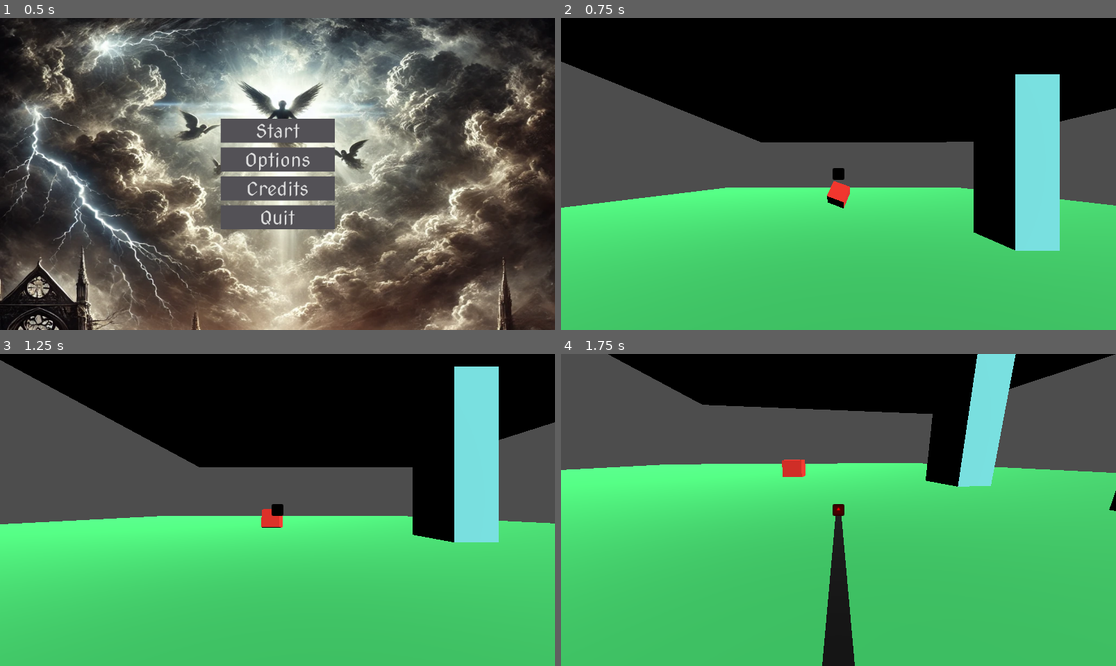
Above: before the commit, frames 1-4 (two rows, left to right).
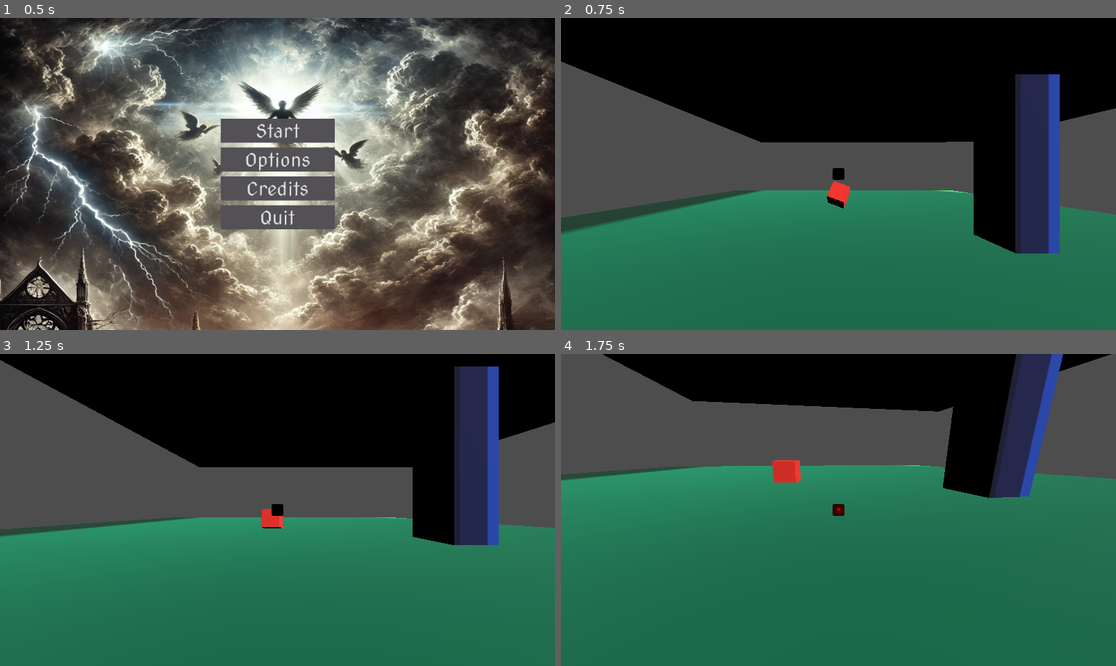
Above: after the commit, the same moments.

Repository: cris-duran/cc5408-project
Game: Godot game, scene res://Scenes/menu.tscn
Two runs of this game, one before a commit and one after it. Both use one fixed random seed, a clock stepped at 60 frames per second and the inputs below. The engine's default icon, where the game draws it, is replaced by a stand-in: a white triangle on a blue panel in a dark square.
Inputs (mouse positions are in pixels of both pictures, inside the frame that each line leads up to):
- Up to frame 1 (0.5 s): no input
- Up to frame 2 (0.75 s): click "Start" at 0.5 s
- Up to frame 3 (1.25 s): no input
- Up to frame 4 (1.75 s): move the mouse to (866, 510) at 1.27 s; press the mouse at (866, 510) at 1.28 s; right-click (866, 510) at 1.55 s

Frame 1 is identical in both runs. In frame 2, 46% of the frame differs, in the area x 0-100%, y 18-100%; in frame 3, 51%; in frame 4, 70%, in the area x 0-100%, y 0-100%.

Commit message:
feat: add new chain

Diff:
--- a/Assets/Scripts/Character.gd
+++ b/Assets/Scripts/Character.gd
@@ -1,4 +1,3 @@
-class_name Personaje
 extends RigidBody3D
 
 
@@ -10,39 +9,62 @@
 var rotation_basis = Basis().rotated(Vector3.UP, rotation_angle)
 var target=null
 var has_object=false
-var hooked=false
 var hook_position=Vector3(0,0,0)
 var mouse_input=Vector2()
 var hooked_der=false
 var hook_position_der=Vector3(0,0,0)
 var free_pinJoint
+var chain_len=3
 
+@export var chain_mesh: Mesh
+@export var chain_cell_scene: PackedScene
+
+@onready var chain_general_target: Marker3D = $Head/Camera3D/Chain_General_Target
 @onready var rigid_marker = $Head/Camera3D/Rigid_marker
 @onready var character_test: MeshInstance3D = $CharacterTest
 @onready var head: Node3D = $Head
 @onready var camera_3d: Camera3D = $Head/Camera3D
 @onready var ray: RayCast3D = $Head/Camera3D/RayCast3D
-@onready var marker: Marker3D = $Head/Camera3D/Marker3D
-@onready var timer: Timer = $Timer
 @onready var sprite_3d = $Head/Camera3D/Sprite3D
 @onready var pin_joint_3d: PinJoint3D
 @onready var chain = $Chain
 @onready var chain_2 = $Chain2
-@onready var Bounce_velocity= 15
+
+@onready var left_chain: RigidBody3D = $Left_Chain
+@onready var left_chain_target: MeshInstance3D = $Head/Camera3D/Left_Chain_Target
+@onready var left_chain_childs: Node3D = $Left_Chain/Left_Chain_Childs
+
+
+
 func _ready() -> void:
 	ray.enabled=true
 	chain.visible=false
 	chain_2.visible=false
-	marker.visible=false
 	rigid_marker.visible=false
 	Input.set_mouse_mode(Input.MOUSE_MODE_CAPTURED)
 
 func _physics_process(delta: float) -> void:
+	#if chain_len>global_transform.origin.distance_to(left_chain.global_transform.origin):
+		#chain_len-=2
+		#var child=left_chain_childs.get_child(left_chain_childs.get_child_count()-1)
+		#left_chain_childs.remove_child(child)
+		#child.queue_free()
+	#if global_transform.origin.distance_to(left_chain.global_transform.origin)>=chain_len:
+		#var chain_cell_instance=chain_cell_scene.instantiate()
+		#left_chain_childs.add_child(chain_cell_instance)
+		#var distance=global_transform.origin.distance_to(left_chain.global_transform.origin)
+		#var direction=(left_chain.global_transform.origin-global_transform.origin).normalized()
+		#chain_cell_instance.global_transform.origin=global_transform.origin+direction*chain_len
+		#chain_cell_instance.look_at(left_chain.global_transform.origin, Vector3.UP)
+		#chain_len+=2
+
+	# Indica si la cadena llega o nó a la pared
 	if ray.is_colliding():
 		sprite_3d.modulate=Color.RED
 	else:
 		sprite_3d.modulate=Color.BLACK
-	if Input.is_action_pressed("shoot_der"):
+
+	if Input.is_action_pressed("Shoot_R"):
 		if hooked_der:
 			chain_2.visible=true
 			rigid_marker.visible=true
@@ -68,48 +90,79 @@
 		hooked_der=false
 		chain_2.visible=false
 		rigid_marker.visible=false
-	if Input.is_action_pressed("shoot"):
-		if hooked:
-			chain.visible=true
-			marker.visible=true
-			chain_stretch(chain, global_transform.origin, marker.global_transform.origin)
-			marker.global_transform.origin=hook_position
+
+
+	# Maneja el impulso cuando la cadena izquierda se engancha a una pared
+	if left_chain.hooked and not has_object:
+		left_chain.back_hook=true
+		var direction = (left_chain.global_transform.origin-global_transform.origin).normalized()
+		var distance = global_transform.origin.distance_to(left_chain.global_transform.origin)
+		apply_central_impulse(direction*distance*3)
+		left_chain.hooked=false
+
+	# Maneja el movimiento del objeto cuando la cadena izquierda se angancha a uno
+	if has_object:
+		var direction=target.global_transform.origin.direction_to(left_chain_target.global_transform.origin).normalized()
+		if target.global_transform.origin.distance_to(left_chain_target.global_transform.origin) < 0.2:
+			target.linear_velocity=Vector3(0,0,0)
 		else:
-			if ray.is_colliding() and ray.get_collider() is StaticBody3D and not target:
-				sprite_3d.modulate=Color.RED
-				marker.global_transform.origin=ray.get_collision_point()
-				hook_position=ray.get_collision_point()
-				hooked=true
-			if ray.is_colliding() and ray.get_collider() is RigidBody3D:
-				sprite_3d.modulate=Color.RED
-				if has_object:
-					var direction=target.global_transform.origin.direction_to(marker.global_transform.origin).normalized()
-					if target.global_transform.origin.distance_to(marker.global_transform.origin) < 0.2:
-						target.linear_velocity=Vector3(0,0,0)
-					else:
-						target.linear_velocity=direction*20
-				else:
-					target=ray.get_collider()
-					marker.global_transform.origin=target.global_position
-					has_object=true
-			if has_object:
-				var direction=target.global_transform.origin.direction_to(marker.global_transform.origin).normalized()
-				if target.global_transform.origin.distance_to(marker.global_transform.origin) < 0.2:
-					target.linear_velocity=Vector3(0,0,0)
-				else:
-					target.linear_velocity=direction*20
-	else:
-		chain.visible=false
-		marker.visible=false
-		if hooked:
-			marker.global_transform.origin=hook_position
-			var direction = (marker.global_transform.origin-global_transform.origin).normalized()
-			var distance = global_transform.origin.distance_to(marker.global_transform.origin)
-			apply_central_impulse(direction*distance*3)
-			hooked=false
-		if target:
-			target=null
-			has_object=false
+			target.linear_velocity=direction*20
+
+	# Destruye y reconstruye la cadena
+	chain_len=global_transform.origin.distance_to(left_chain.global_transform.origin)
+	var cell_num=roundf(chain_len/3)+1
+	for child in left_chain_childs.get_children():
+		child.queue_free()
+	for num in range(cell_num):
+		var chain_cell_instance=chain_cell_scene.instantiate()
+		left_chain_childs.add_child(chain_cell_instance)
+		var distance=global_transform.origin.distance_to(left_chain.global_transform.origin)
+		var direction=(left_chain.global_transform.origin-global_transform.origin).normalized()
+		chain_cell_instance.global_transform.origin=global_transform.origin+direction*(num+1)
+		chain_cell_instance.look_at(left_chain.global_transform.origin, Vector3.UP)
+
+	# Lanzador del gancho izquierdo, el que atrae
+	if Input.is_action_just_pressed("Shoot_L"):
+		left_chain.visible=true
+		left_chain_target.global_transform.origin=chain_general_target.global_transform.origin
+		left_chain.global_transform.origin=global_transform.origin
+		left_chain.back_hook=false
+		left_chain.sleeping=true
+		left_chain.sleeping=false
+		left_chain.apply_central_impulse((global_transform.origin-left_chain_target.global_transform.origin).normalized()*-50)
+		left_chain.max_contacts_reported=1
+		#left_chain.sleeping=false
+		#left_chain.back_hook=false
+		#left_chain.top_level=true
+		#if ray.is_colliding() and ray.get_collider() is StaticBody3D and not has_object:
+			#left_chain_target.global_transform.origin=ray.get_collision_point()
+			#left_chain.global_transform.origin=global_transform.origin
+			#left_chain.collision_shape_3d.disabled=false
+			#left_chain.sleeping=true
+			#left_chain.sleeping=false
+			#left_chain.apply_central_impulse((global_transform.origin-left_chain_target.global_transform.origin).normalized()*-50)
+			#left_chain.max_contacts_reported=1
+		#if ray.is_colliding() and ray.get_collider() is RigidBody3D:
+			#if has_object:
+				#target=null
+				#has_object=false
+			#else:
+				#target=ray.get_collider()
+				#left_chain_target.global_transform.origin=target.global_transform.origin
+				#has_object=true
+		#if not ray.is_colliding():
+			#if has_object:
+				#target=null
+				#has_object=false
+			#else:
+				#left_chain_target.global_transform.origin=chain_general_target.global_transform.origin
+				#left_chain.global_transform.origin=global_transform.origin
+				#left_chain.collision_shape_3d.disabled=false
+				#left_chain.sleeping=true
+				#left_chain.sleeping=false
+				#left_chain.apply_central_impulse((global_transform.origin-left_chain_target.global_transform.origin).normalized()*-50)
+				#left_chain.max_contacts_reported=1
+
 	camera_3d.rotation_degrees.x-=mouse_input.y*delta*10.0
 	camera_3d.rotation_degrees.x=clamp(camera_3d.rotation_degrees.x, -80,80)
 	rotation_degrees.y-=mouse_input.x*delta*10.0
@@ -128,17 +181,3 @@
 	object.scale=Vector3(0.05,0.05,distance)
 	object.look_at(marker, Vector3.UP)
 	object.global_transform.origin=middle
-
-
-
-
-
-
-
-
-
-
-func _on_enemy_1_enemy_killed() -> void:
-	var direction=Vector3.UP
-	apply_central_impulse(direction*2)
-	pass # Replace with function body.
--- /dev/null
+++ b/Assets/Scripts/left_chain.gd
@@ -0,0 +1,29 @@
+extends RigidBody3D
+
+var hooked=false
+var back_hook=false
+@onready var character_body_3d: RigidBody3D = $".."
+@onready var collision_shape_3d: CollisionShape3D = $CollisionShape3D
+
+func _ready() -> void:
+	contact_monitor=true
+	max_contacts_reported=1
+
+func _process(delta: float) -> void:
+	if back_hook:
+		hooked=false
+		top_level=false
+		var direction=global_transform.origin.direction_to(character_body_3d.global_transform.origin).normalized()
+		linear_velocity=direction*50
+	if global_transform.origin.distance_to(character_body_3d.global_transform.origin)>15 and not back_hook:
+		sleeping=true
+		sleeping=false
+		back_hook=true
+	if global_transform.origin.distance_to(character_body_3d.global_transform.origin)<1 and back_hook:
+		visible=false
+		sleeping=true
+		back_hook=false
+	if get_contact_count()>0:
+		hooked=true
+		back_hook=true
+		max_contacts_reported=0
--- /dev/null
+++ b/Assets/Scripts/left_chain_cell.gd
@@ -0,0 +1,6 @@
+extends RigidBody3D
+
+func _ready() -> void:
+	pass
+func _process(delta: float) -> void:
+	pass
--- a/Scenes/Character.tscn
+++ b/Scenes/Character.tscn
@@ -1,9 +1,11 @@
-[gd_scene load_steps=15 format=3 uid="uid://d4ls43nckhuyh"]
+[gd_scene load_steps=19 format=3 uid="uid://d4ls43nckhuyh"]
 
 [ext_resource type="Script" path="res://Assets/Scripts/Character.gd" id="1_gwqmo"]
 [ext_resource type="ArrayMesh" uid="uid://b1d8g86p0sh6w" path="res://Assets/3dModels/Character_test.obj" id="2_8lgbi"]
 [ext_resource type="Texture2D" uid="uid://15hv0l8yroj" path="res://icon.svg" id="3_2kfuk"]
+[ext_resource type="PackedScene" uid="uid://b0rgjeo8c4wfk" path="res://Scenes/left_chain_cell.tscn" id="3_si7uc"]
 [ext_resource type="ArrayMesh" uid="uid://drj51xvx3pvok" path="res://Assets/3dModels/Terrain_test.obj" id="3_sv5bi"]
+[ext_resource type="Script" path="res://Assets/Scripts/left_chain.gd" id="5_pvsq0"]
 
 [sub_resource type="PhysicsMaterial" id="PhysicsMaterial_vqm2u"]
 friction = 10.0
@@ -33,15 +35,23 @@
 
 [sub_resource type="StandardMaterial3D" id="StandardMaterial3D_ufsjl"]
 
+[sub_resource type="StandardMaterial3D" id="StandardMaterial3D_fmti7"]
+albedo_color = Color(0.71383, 0.598814, 0.223072, 1)
+
+[sub_resource type="BoxShape3D" id="BoxShape3D_b1cha"]
+size = Vector3(0.151062, 0.128479, 0.134766)
+
 [node name="CharacterBody3D" type="RigidBody3D"]
 collision_layer = 2
-collision_mask = 6
+collision_mask = 2
 axis_lock_angular_x = true
 axis_lock_angular_y = true
 axis_lock_angular_z = true
 physics_material_override = SubResource("PhysicsMaterial_vqm2u")
 linear_velocity = Vector3(0, -10, 0)
 script = ExtResource("1_gwqmo")
+chain_mesh = ExtResource("3_sv5bi")
+chain_cell_scene = ExtResource("3_si7uc")
 
 [node name="CharacterTest" type="MeshInstance3D" parent="."]
 transform = Transform3D(0.3, 0, 0, 0, 0.3, 0, 0, 0, 0.3, 0, 0, 0)
@@ -63,11 +73,11 @@
 transform = Transform3D(1.91069e-15, 4.37114e-08, -1, 1, -4.37114e-08, 0, -4.37114e-08, -1, -4.37114e-08, -2.02539e-08, 0, -0.463334)
 enabled = false
 target_position = Vector3(0, 10, 0)
-collision_mask = 5
 
-[node name="Marker3D" type="Marker3D" parent="Head/Camera3D"]
+[node name="Chain_General_Target" type="Marker3D" parent="Head/Camera3D"]
+transform = Transform3D(1, 0, 0, 0, 1, 0, 0, 0, 1, 0, 0, -10.4)
 
-[node name="TerrainTest" type="MeshInstance3D" parent="Head/Camera3D/Marker3D"]
+[node name="TerrainTest" type="MeshInstance3D" parent="Head/Camera3D/Chain_General_Target"]
 transform = Transform3D(0.1, 0, 0, 0, 0.1, 0, 0, 0, 0.1, 0, 0, 0)
 material_override = SubResource("StandardMaterial3D_j00kr")
 mesh = ExtResource("3_sv5bi")
@@ -93,7 +103,10 @@
 shape = SubResource("BoxShape3D_8lbwc")
 disabled = true
 
-[node name="Timer" type="Timer" parent="."]
+[node name="Left_Chain_Target" type="MeshInstance3D" parent="Head/Camera3D"]
+transform = Transform3D(-2.18557e-09, 0, 0.05, 0, 0.05, 0, -0.05, 0, -2.18557e-09, 0, 0, 0)
+mesh = ExtResource("3_sv5bi")
+skeleton = NodePath("../../..")
 
 [node name="Chain" type="MeshInstance3D" parent="."]
 transform = Transform3D(0.05, 0, 0, 0, 0.05, 0, 0, 0, 0.05, 0, 0, 0)
@@ -104,3 +117,21 @@
 transform = Transform3D(0.05, 0, 0, 0, 0.05, 0, 0, 0, 0.05, 0, 0, 0)
 material_override = SubResource("StandardMaterial3D_ufsjl")
 mesh = ExtResource("3_sv5bi")
+
+[node name="Left_Chain" type="RigidBody3D" parent="."]
+collision_layer = 128
+collision_mask = 61
+gravity_scale = 0.0
+sleeping = true
+script = ExtResource("5_pvsq0")
+
+[node name="MeshInstance3D" type="MeshInstance3D" parent="Left_Chain"]
+transform = Transform3D(0.07, 0, 0, 0, 0.07, 0, 0, 0, 0.07, 0, 0, 0)
+material_override = SubResource("StandardMaterial3D_fmti7")
+mesh = ExtResource("3_sv5bi")
+
+[node name="CollisionShape3D" type="CollisionShape3D" parent="Left_Chain"]
+transform = Transform3D(1, 0, 0, 0, 1, 0, 0, 0, 1, 0.00369263, 0.00411987, -0.000976563)
+shape = SubResource("BoxShape3D_b1cha")
+
+[node name="Left_Chain_Childs" type="Node3D" parent="Left_Chain"]
--- a/Scenes/Main.tscn
+++ b/Scenes/Main.tscn
@@ -2,9 +2,9 @@
 
 [ext_resource type="ArrayMesh" uid="uid://drj51xvx3pvok" path="res://Assets/3dModels/Terrain_test.obj" id="1_p32dt"]
 [ext_resource type="PackedScene" uid="uid://d4ls43nckhuyh" path="res://Scenes/Character.tscn" id="2_661i2"]
+[ext_resource type="Texture2D" uid="uid://15hv0l8yroj" path="res://icon.svg" id="2_silj6"]
 [ext_resource type="PackedScene" uid="uid://bgecweg2wcwsv" path="res://Scenes/Terrain_body.tscn" id="3_2ubke"]
 [ext_resource type="PackedScene" uid="uid://cbnwlklbclh8o" path="res://Scenes/Pause.tscn" id="4_6qjmq"]
-[ext_resource type="PackedScene" uid="uid://4modn5t8x07o" path="res://enemy_1.tscn" id="5_r7n5d"]
 
 [sub_resource type="StandardMaterial3D" id="StandardMaterial3D_u23il"]
 albedo_color = Color(1, 0.2, 0.156863, 1)
@@ -16,15 +16,18 @@
 
 [sub_resource type="StandardMaterial3D" id="StandardMaterial3D_2ll66"]
 albedo_color = Color(0.305882, 1, 0.509804, 1)
+albedo_texture = ExtResource("2_silj6")
 
 [sub_resource type="BoxShape3D" id="BoxShape3D_gbhe2"]
-size = Vector3(41.0935, 0.656708, 48.8165)
+size = Vector3(32.7657, 0.656708, 39.3145)
 
 [sub_resource type="StandardMaterial3D" id="StandardMaterial3D_mv7tc"]
-albedo_color = Color(0.533333, 1, 1, 1)
+albedo_color = Color(0.533333, 0.537255, 1, 1)
+albedo_texture = ExtResource("2_silj6")
 
-[sub_resource type="StandardMaterial3D" id="StandardMaterial3D_6l0hn"]
-albedo_color = Color(0.533333, 1, 1, 1)
+[sub_resource type="StandardMaterial3D" id="StandardMaterial3D_ve0xn"]
+albedo_color = Color(0.321569, 0.572549, 1, 1)
+albedo_texture = ExtResource("2_silj6")
 
 [sub_resource type="BoxShape3D" id="BoxShape3D_2t8uo"]
 size = Vector3(1.39917, 5.12415, 1.96783)
@@ -67,13 +70,13 @@
 collision_mask = 3
 
 [node name="TerrainTest" type="MeshInstance3D" parent="StaticBody3D"]
-transform = Transform3D(20.4851, 0, 0, 0, 0.448515, 0, 0, 0, 24.3176, 0.506085, -0.91384, 0.167058)
+transform = Transform3D(16.4647, 0, 0, 0, 0.36049, 0, 0, 0, 19.545, 0.506085, -0.91384, 0.167058)
 mesh = ExtResource("1_p32dt")
 skeleton = NodePath("../..")
 surface_material_override/0 = SubResource("StandardMaterial3D_2ll66")
 
 [node name="CollisionShape3D" type="CollisionShape3D" parent="StaticBody3D"]
-transform = Transform3D(1, 0, 0, 0, 1, 0, 0, 0, 1, 0.577806, -0.908249, 0.19071)
+transform = Transform3D(1, 0, 0, 0, 1, 0, 0, 0, 1, 0.538374, -0.908249, 0.165268)
 shape = SubResource("BoxShape3D_gbhe2")
 
 [node name="DirectionalLight3D" type="DirectionalLight3D" parent="."]
@@ -96,7 +99,7 @@
 transform = Transform3D(-3.04635e-08, 13.8583, 0, -0.696923, -6.05763e-07, 0, 0, 0, 19.0289, 3.49781, 6.79151, 4.48778)
 mesh = ExtResource("1_p32dt")
 skeleton = NodePath("../..")
-surface_material_override/0 = SubResource("StandardMaterial3D_6l0hn")
+surface_material_override/0 = SubResource("StandardMaterial3D_ve0xn")
 
 [node name="CollisionShape3D" type="CollisionShape3D" parent="StaticBody3D2"]
 transform = Transform3D(1, 0, 0, 0, 1, 0, 0, 0, 1, 6.15778, 1.79059, 4.4869)
@@ -110,8 +113,3 @@
 transform = Transform3D(1, 0, 0, 0, 1, 0, 0, 0, 1, 7, 2, 10)
 
 [node name="Pause" parent="." instance=ExtResource("4_6qjmq")]
-
-[node name="Enemy_1" parent="." instance=ExtResource("5_r7n5d")]
-transform = Transform3D(1, 0, 0, 0, 1, 0, 0, 0, 1, -13.5842, 5.52958, 20.7447)
-
-[connection signal="enemy_killed" from="Enemy_1" to="CharacterBody3D" method="_on_enemy_1_enemy_killed"]
--- a/Scenes/Terrain_body.tscn
+++ b/Scenes/Terrain_body.tscn
@@ -15,7 +15,6 @@
 max_contacts_reported = 1
 
 [node name="TerrainTest" type="MeshInstance3D" parent="."]
-transform = Transform3D(1, 0, 0, 0, 1, 0, 0, 0, 1, 0, 0.0105588, -0.0105586)
 material_override = SubResource("StandardMaterial3D_jddjm")
 mesh = ExtResource("1_pibi8")
 
--- /dev/null
+++ b/Scenes/left_chain_cell.tscn
@@ -0,0 +1,22 @@
+[gd_scene load_steps=4 format=3 uid="uid://b0rgjeo8c4wfk"]
+
+[ext_resource type="ArrayMesh" uid="uid://drj51xvx3pvok" path="res://Assets/3dModels/Terrain_test.obj" id="1_j02ot"]
+[ext_resource type="Script" path="res://Assets/Scripts/left_chain_cell.gd" id="1_jrswy"]
+
+[sub_resource type="BoxShape3D" id="BoxShape3D_4kupr"]
+size = Vector3(0.215027, 0.203308, 1.98596)
+
+[node name="Left_Chain_Cell" type="RigidBody3D"]
+collision_layer = 16
+collision_mask = 16
+gravity_scale = 0.0
+script = ExtResource("1_jrswy")
+
+[node name="TerrainTest" type="MeshInstance3D" parent="."]
+transform = Transform3D(0.1, 0, 0, 0, 0.1, 0, 0, 0, 0.3, 0, 0, 0)
+mesh = ExtResource("1_j02ot")
+
+[node name="CollisionShape3D" type="CollisionShape3D" parent="."]
+transform = Transform3D(1, 0, 0, 0, 1, 0, 0, 0, 1, 0.00198364, 0.00198364, 0.00177002)
+shape = SubResource("BoxShape3D_4kupr")
+disabled = true
--- a/project.godot
+++ b/project.godot
@@ -17,7 +17,7 @@
 
 [audio]
 
-volume_music=0.2
+volume_music=0.0
 
 [autoload]
 
@@ -49,12 +49,12 @@
 "events": [Object(InputEventKey,"resource_local_to_scene":false,"resource_name":"","device":-1,"window_id":0,"alt_press …(192 unchanged characters)…
 ]
 }
-shoot={
+Shoot_L={
 "deadzone": 0.5,
 "events": [Object(InputEventMouseButton,"resource_local_to_scene":false,"resource_name":"","device":-1,"window_id":0,"a …(253 unchanged characters)…
 ]
 }
-shoot_der={
+Shoot_R={
 "deadzone": 0.5,
 "events": [Object(InputEventMouseButton,"resource_local_to_scene":false,"resource_name":"","device":-1,"window_id":0,"a …(258 unchanged characters)…
 ]
